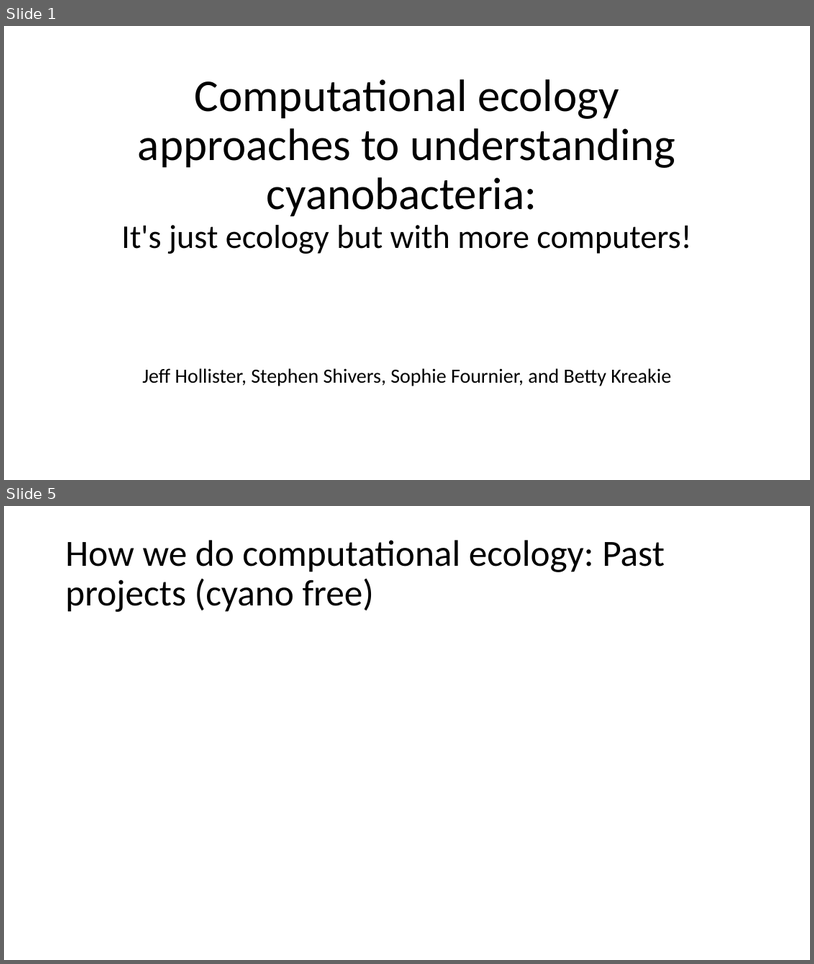
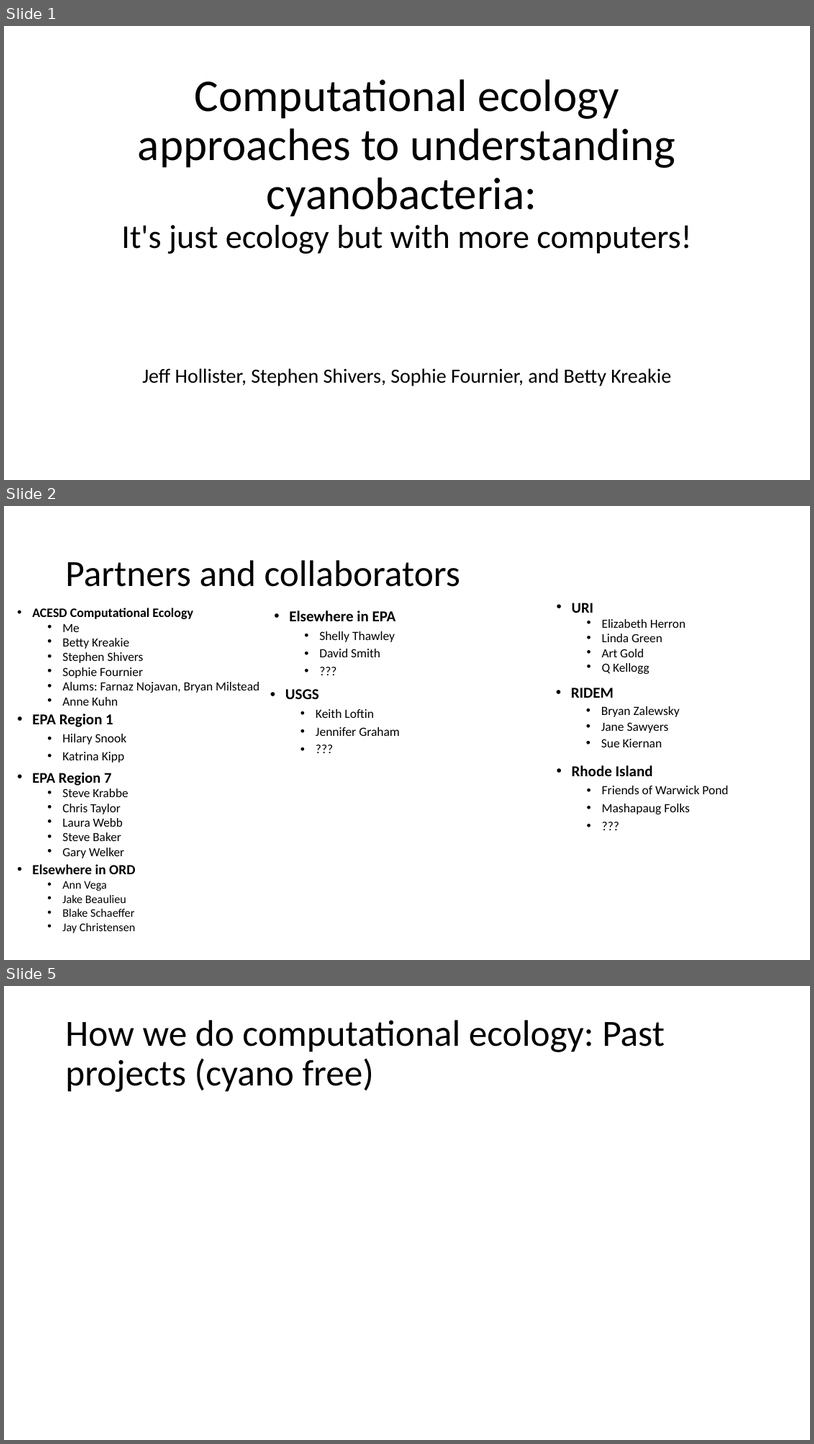
Before and after one commit to jhollist/eco_with_computers, a slide deck: hollister_eco_with_computers.pptx. Shown one above the other, each under a label of ours: slides 1 and 5 before the commit, slides 1, 2 and 5 after it; the slides between them are not shown. The pictures are 814x964 and 814x1444 pixels, drawn with LibreOffice and Linux fonts; fonts in the diff are those of the drawing. Boxes give left, top, right and bottom in pixels: in the first picture for what was removed or moved away, otherwise in the second. Text is boxed around its words. In the diff, an @@ line names an element or a change of style, - is before the commit and + after.

```diff
--- a/hollister_eco_with_computers.pptx
+++ b/hollister_eco_with_computers.pptx
@@ slide 2 added at [4,506,810,960], background #FFFFFF @@
@@ title added at [65,560,460,587], 44 pt, text #000000 @@
+Partners and collaborators
@@ text added at [32,608,260,705], 14.9 pt, text #000000 @@
+• ACESD Computational Ecology
+  • Me
+  • Betty Kreakie
+  • Stephen Shivers
+  • Sophie Fournier
+  • Alums: Farnaz Nojavan, Bryan Milstead
+  • Anne Kuhn
@@ text added at [289,610,396,657], 15 pt, text #000000 @@
+• Elsewhere in EPA
+  • Shelly Thawley
+  • David Smith
+  • ???
@@ text added at [572,602,686,674], 14.8 pt, text #000000 @@
+• URI
+  • Elizabeth Herron
+  • Linda Green
+  • Art Gold
+  • Q Kellogg
@@ text added at [286,689,400,736], 15 pt, text #000000 @@
+• USGS
+  • Keith Loftin
+  • Jennifer Graham
+  • ???
@@ text added at [571,687,680,747], 15 pt, text #000000 @@
+• RIDEM
+  • Bryan Zalewsky
+  • Jane Sawyers
+  • Sue Kiernan
@@ text added at [32,713,127,762], 15 pt, text #000000 @@
+• EPA Region 1
+  • Hilary Snook
+  • Katrina Kipp
@@ text added at [32,772,128,858], 14.8 pt, text #000000 @@
+• EPA Region 7
+  • Steve Krabbe
+  • Chris Taylor
+  • Laura Webb
+  • Steve Baker
+  • Gary Welker
@@ text added at [572,765,728,814], 15 pt, text #000000 @@
+• Rhode Island
+  • Friends of Warwick Pond
+  • Mashapaug Folks
+  • ???
@@ text added at [32,864,135,933], 13.9 pt, text #000000 @@
+• Elsewhere in ORD
+  • Ann Vega
+  • Jake Beaulieu
+  • Blake Schaeffer
+  • Jay Christensen
```
Also in this commit, not shown: 2 slides changed, 1 slide removed.
